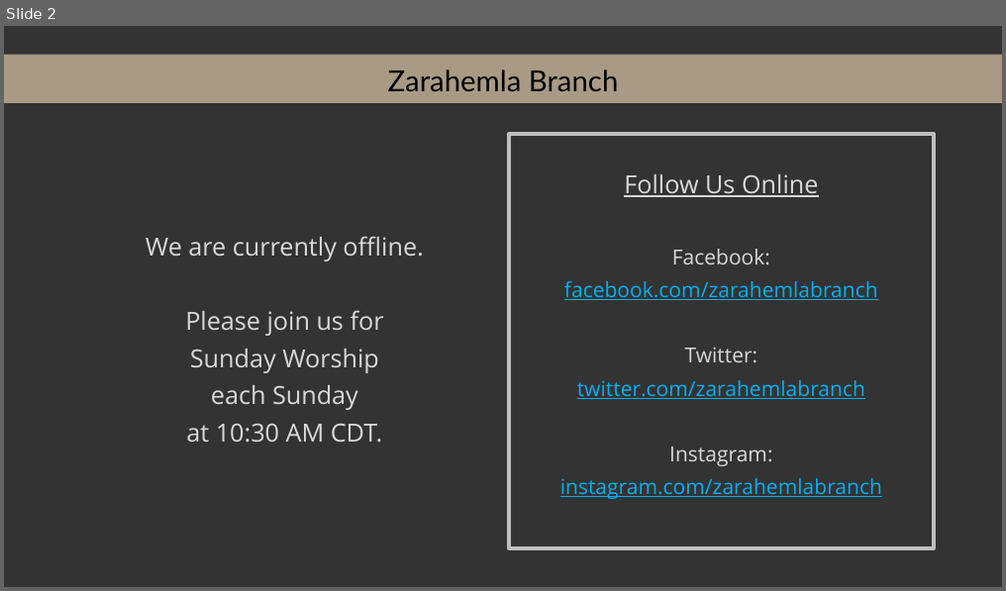
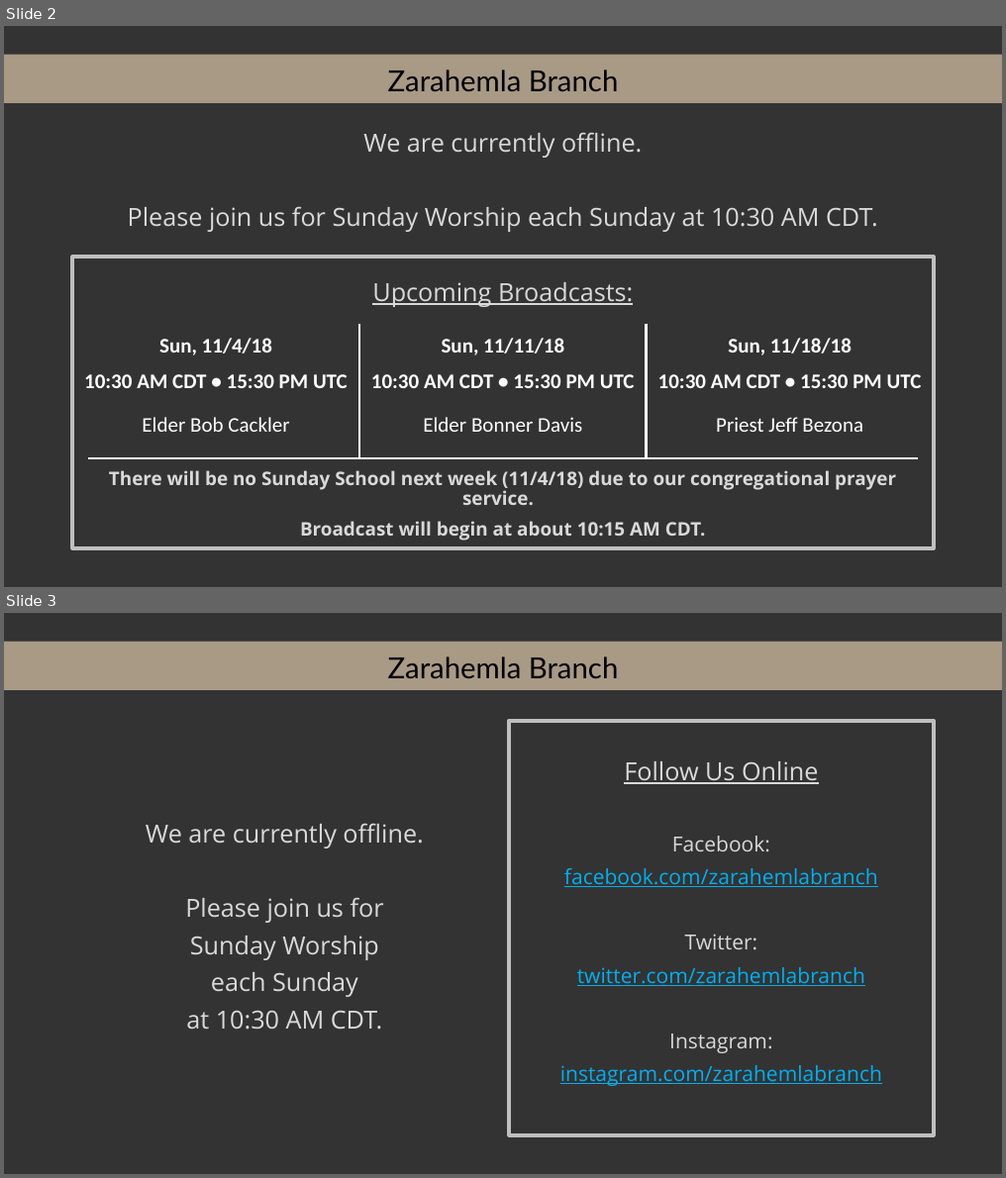
Before and after one commit to kevinmcmilian/ZarahemlaHymnPPTs, a slide deck: Offline Slide.pptx. Shown one above the other, each under a label of ours: slide 2 before the commit, slides 2 and 3 after it. The pictures are 1006x591 and 1006x1178 pixels, drawn with LibreOffice and Linux fonts; fonts in the diff are those of the drawing; background and template pictures are left out. Boxes give left, top, right and bottom in pixels: in the first picture for what was removed or moved away, otherwise in the second. Text is boxed around its words. In the diff, an @@ line names an element or a change of style, - is before the commit and + after.

```diff
--- a/Offline Slide.pptx
+++ b/Offline Slide.pptx
@@ slide 2 added at (x1=4, y1=26, x2=1002, y2=587), background picture (left out); not listed: 1 template element that a slide beside it also shows @@
@@ rectangle added at (x1=4, y1=55, x2=1002, y2=103), fill #A99A85 @@
@@ text added at (x1=388, y1=70, x2=619, y2=91), 28 pt, text #000000 @@
+Zarahemla Branch
@@ text added at (x1=128, y1=132, x2=878, y2=232), 24 pt, text #D9D9D9 @@
+We are currently offline.
+Please join us for Sunday Worship each Sunday at 10:30 AM CDT.
@@ text added at (x1=73, y1=258, x2=934, y2=549), outline #BFBFBF 4 pt, 24 pt, text #D9D9D9, underline @@
+Upcoming Broadcasts:
@@ table added at (x1=73, y1=324, x2=933, y2=459), 3 rows, 3 columns @@
+Sun, 11/4/18 | Sun, 11/11/18 | Sun, 11/18/18
+10:30 AM CDT • 15:30 PM UTC | 10:30 AM CDT • 15:30 PM UTC | 10:30 AM CDT • 15:30 PM UTC
+Elder Bob Cackler | Elder Bonner Davis | Priest Jeff Bezona
@@ line added from (88, 459) to (918, 459), #FFFFFF 2.25 pt @@
@@ text added at (x1=109, y1=471, x2=896, y2=541), 18 pt, text #D9D9D9, bold @@
+There will be no Sunday School next week (11/4/18) due to our congregational prayer service.
+Broadcast will begin at about 10:15 AM CDT.
@@ what was slide 2 is now slide 3 @@
```
Also in this commit, not shown: 1 slide changed, 48 other files.
